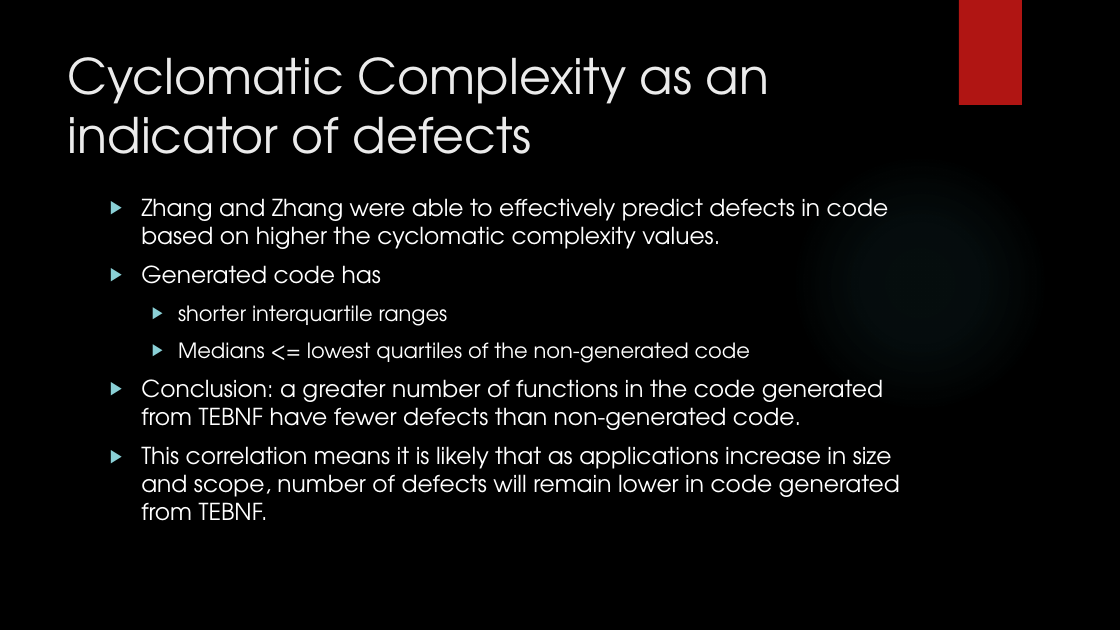
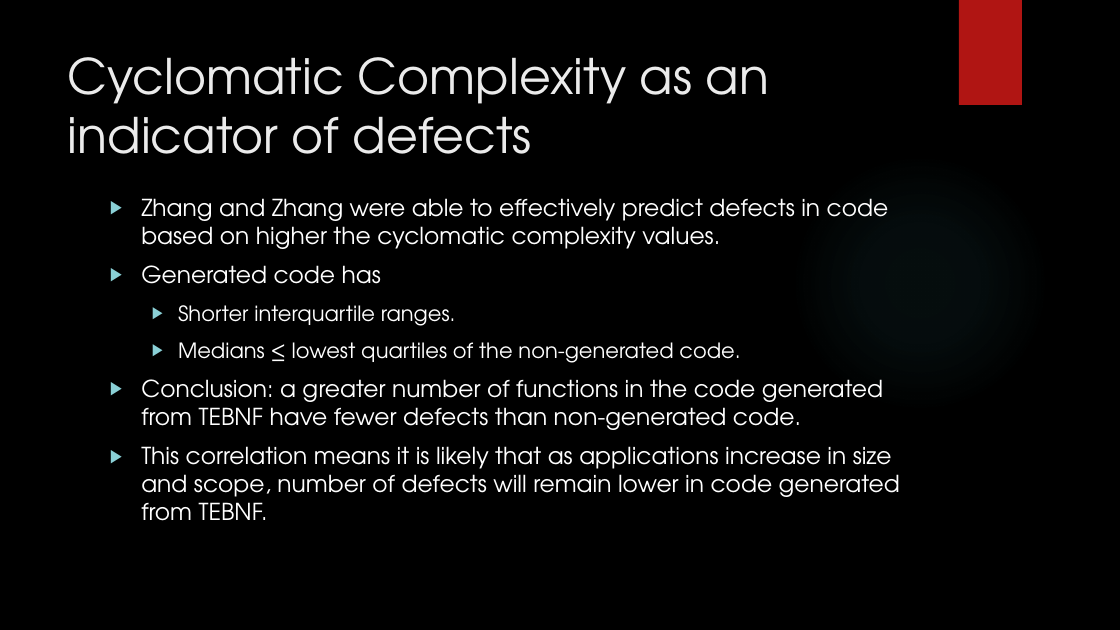
Before and after one commit to JasonGYoung/ProjectReport, a slide deck: slide 62 of DefensePresentation.pptx (slide 64 before the commit). Drawn at 1120x630 pixels with LibreOffice and Linux fonts; fonts in the diff are those of the drawing; background and template pictures are left out. Boxes give left, top, right and bottom in pixels: in the first picture for what was removed or moved away, otherwise in the second. Text is boxed around its words. In the diff, an @@ line names an element or a change of style, - is before the commit and + after.

```diff
--- a/DefensePresentation.pptx
+++ b/DefensePresentation.pptx
@@ text at (178,305,740,363): text changed @@
-  ▶ shorter interquartile ranges
-  ▶ Medians <= lowest quartiles of the non-generated code
+  ▶ Shorter interquartile ranges.
+  ▶ Medians ≤ lowest quartiles of the non-generated code.
```
Also in this commit, not shown: 3 other slides changed, 4 slides added, 1 slide removed.
